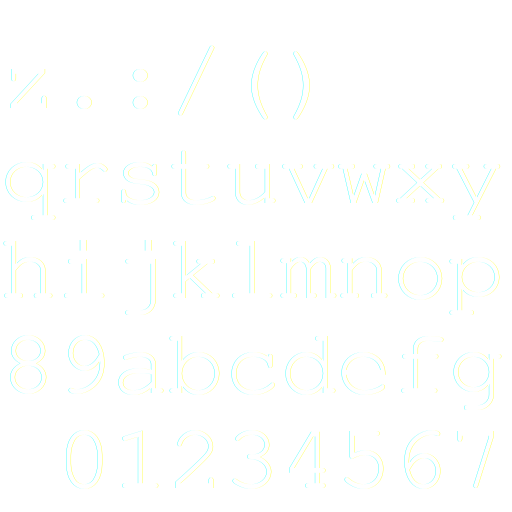
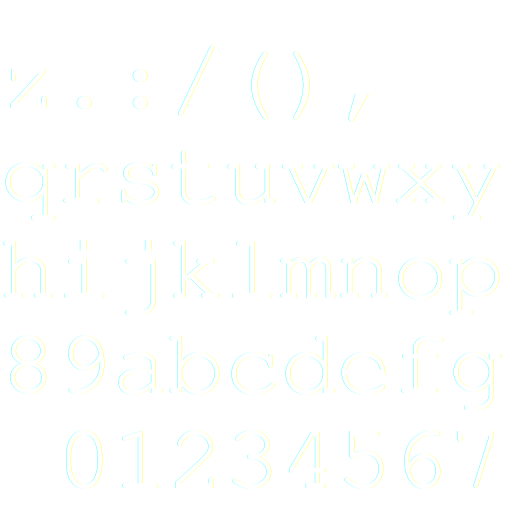
Comparing the layer stacks of the two 512x512 images. Changes:
renamed "z.:/() ..." to "z.:/(), ...", painted on it over box(348, 93, 369, 122)
